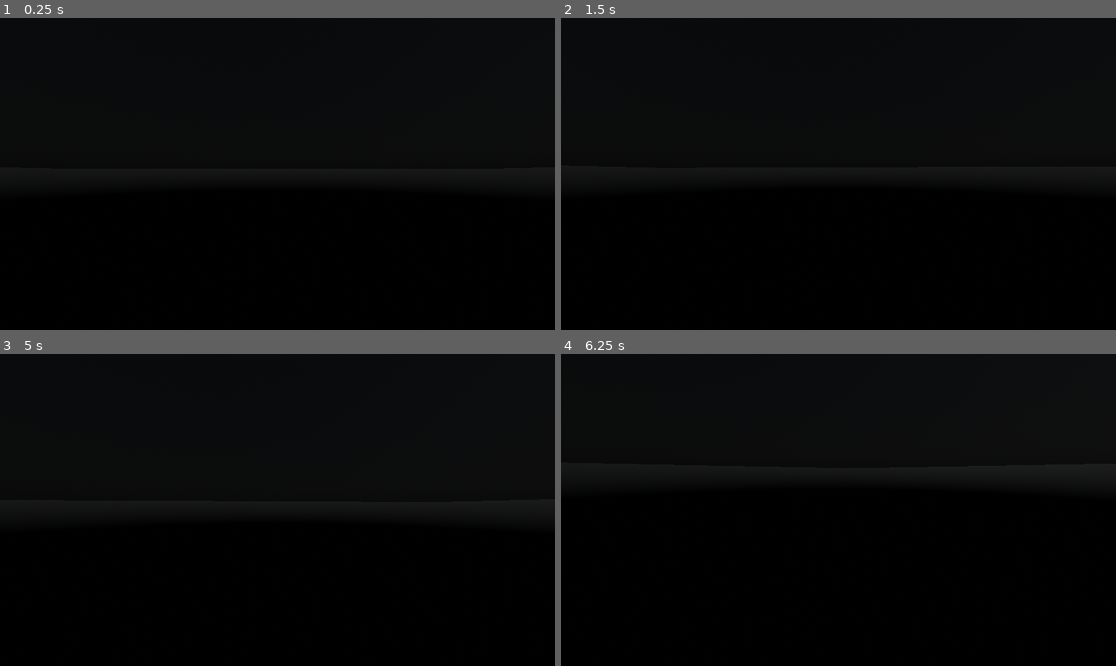
Above: before the commit, frames 1-4 (two rows, left to right).
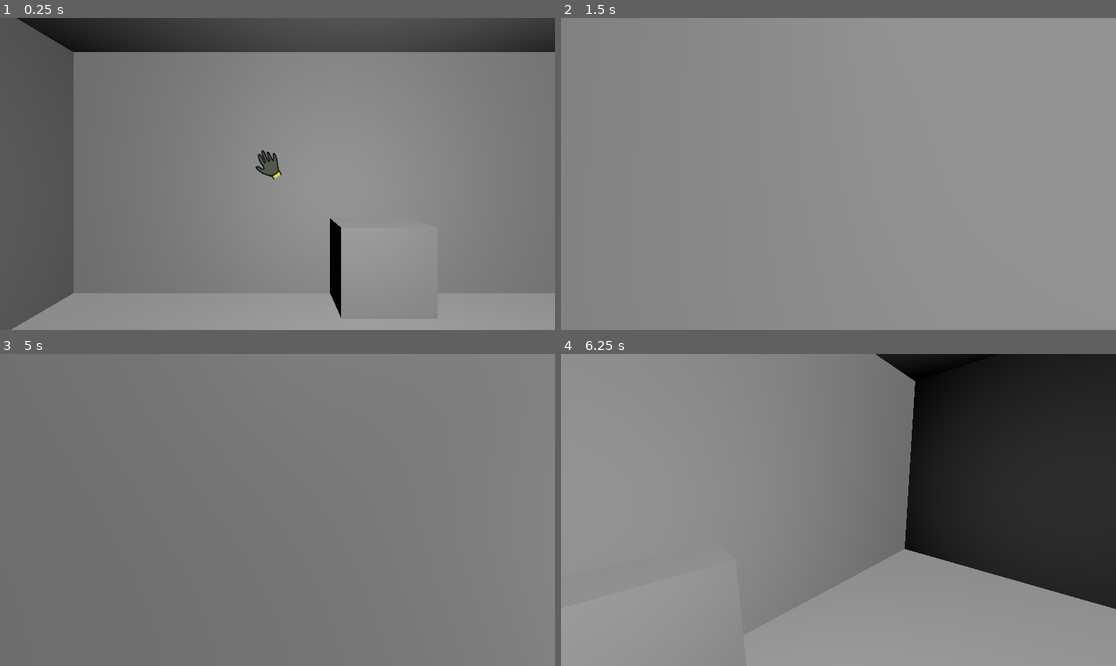
Above: after the commit, the same moments.

Repository: haccn/Underwater-Horror-Jam-2
Game: Godot game, scene res://main_scene.tscn
The game is run twice, just before and just after one commit, with the same random seed, the same clock (stepped at 60 frames per second) and the same inputs.
Inputs (mouse positions are in pixels of both pictures, inside the frame that each line leads up to):
- Up to frame 1 (0.25 s): no input
- Up to frame 2 (1.5 s): tap Enter at 0.5 s; move the mouse to (866, 174) at 0.52 s; hold W (forward) from 0.53 s (still down); tap E (interact, bound only after the commit) at 0.6, 1.35 s; move the mouse to (810, 174) at 1.27 s
- Up to frame 3 (5 s): tap Space at 2, 3.5 s; move the mouse to (288, 503) at 2.02 s; tap E (interact, bound only after the commit) every 0.75 s from 2.1 to 4.35 s; tap Enter at 2.75, 4.25 s; move the mouse to (271, 516) at 2.77 s; move the mouse to (316, 513) at 3.52 s; tap Escape at 4.15 s; move the mouse to (111, 463) at 4.27 s; release W (forward) at 4.28 s; hold A (left) from 4.28 s (still down); click (111, 463) at 4.42 s
- Up to frame 4 (6.25 s): tap Space at 5 s; move the mouse to (844, 510) at 5.02 s; release A (left) at 5.03 s; hold W (forward) 5.03-5.78 s; tap E (interact, bound only after the commit) at 5.1, 5.85 s; move the mouse to (816, 503) at 5.77 s; hold D (right) from 5.78 s (still down)

The runs differ from the first frame. In frame 1, 98% of the frame differs, in the area x 0-100%, y 0-100%; in frame 2, 100%; in frame 3, 100%; in frame 4, 87%.

Commit message:
added interaction system

Diff:
--- a/camera_controller.gd
+++ /dev/null
@@ -1,23 +0,0 @@
-extends CharacterBody3D
-
-class_name CameraController
-
-var mouse_sensitivity = 0.002
-
-func _ready():
-	Input.set_mouse_mode(Input.MOUSE_MODE_CAPTURED)
-
-func _input(event):
-	if event is InputEventMouseButton:
-		Input.set_mouse_mode(Input.MOUSE_MODE_CAPTURED)
-
-	if Input.mouse_mode == Input.MOUSE_MODE_CAPTURED:
-
-		if event is InputEventKey:
-			if event.keycode == KEY_ESCAPE:
-				Input.set_mouse_mode(Input.MOUSE_MODE_VISIBLE)
-
-		elif event is InputEventMouseMotion:
-			rotate_y(-event.relative.x * mouse_sensitivity)
-			$Camera3D.rotate_x(-event.relative.y * mouse_sensitivity)
-			$Camera3D.rotation.x = clampf($Camera3D.rotation.x, -deg_to_rad(70), deg_to_rad(70))
--- a/controller.gd
+++ /dev/null
@@ -1,5 +0,0 @@
-extends CharacterBody3D
-
-class_name Controller
-
-var player = get_parent()
--- a/controller_land.gd
+++ /dev/null
@@ -1,15 +0,0 @@
-extends CameraController
-
-var gravity = ProjectSettings.get_setting("physics/3d/default_gravity")
-var speed = 5
-var jump_speed = 5
-
-func _physics_process(delta):
-	velocity.y += -gravity * delta
-
-	var input = Input.get_vector("left", "right", "forward", "back")
-	var movement_dir = transform.basis * Vector3(input.x, 0, input.y)
-	velocity.x = movement_dir.x * speed
-	velocity.z = movement_dir.z * speed
-
-	move_and_slide()
--- a/controller_manager.gd
+++ /dev/null
@@ -1,19 +0,0 @@
-extends Node
-
-enum Controllers {
-	Land,
-	Underwater,
-}
-var controller_land = load("res://controller_land.gd")
-var controller_underwater = load("res://controller_underwater.gd")
-
-var controller:
-	set(value):
-		match value:
-			Controllers.Land:
-				get_parent().set_script(controller_land)
-			Controllers.Underwater:
-				get_parent().set_script(controller_underwater)
-
-func _ready():
-	controller = Controllers.Underwater
--- a/main_scene.tscn
+++ b/main_scene.tscn
@@ -1,6 +1,9 @@
-[gd_scene load_steps=8 format=3 uid="uid://cdam25a4ajmd3"]
+[gd_scene load_steps=12 format=3 uid="uid://cdam25a4ajmd3"]
 
-[ext_resource type="Script" uid="uid://bymru6gmapxlq" path="res://controller_manager.gd" id="1_0f027"]
+[ext_resource type="Script" uid="uid://bymru6gmapxlq" path="res://scripts/controller_manager.gd" id="1_0f027"]
+[ext_resource type="Texture2D" uid="uid://unj4uiohk8r6" path="res://assets/hand.png" id="1_2c62f"]
+[ext_resource type="Script" uid="uid://cpwcv8clnk3cg" path="res://scripts/door.gd" id="1_d5x1h"]
+[ext_resource type="AudioStream" uid="uid://tcw1euqqr65c" path="res://assets/submarine_engine.mp3" id="1_gyfs4"]
 
 [sub_resource type="PhysicalSkyMaterial" id="PhysicalSkyMaterial_0f027"]
 ground_color = Color(0, 0, 0, 1)
@@ -24,6 +27,8 @@
 
 [sub_resource type="PlaneMesh" id="PlaneMesh_0f027"]
 
+[sub_resource type="BoxShape3D" id="BoxShape3D_gyfs4"]
+
 [sub_resource type="CapsuleShape3D" id="CapsuleShape3D_0f027"]
 
 [node name="MainScene" type="Node3D"]
@@ -31,35 +36,82 @@
 [node name="WorldEnvironment" type="WorldEnvironment" parent="."]
 environment = SubResource("Environment_2c62f")
 
-[node name="World" type="Node3D" parent="."]
+[node name="Node" type="Node" parent="."]
 
-[node name="OmniLight3D" type="OmniLight3D" parent="World"]
+[node name="OmniLight3D" type="OmniLight3D" parent="Node"]
 transform = Transform3D(1, 0, 0, 0, 1, 0, 0, 0, 1, 0.815767, 1.18301, -0.516864)
 
-[node name="CSGBox3D" type="CSGBox3D" parent="World"]
-transform = Transform3D(1, 0, 0, 0, 1, 0, 0, 0, 1, 1.16244, 1.49503, 0.0241394)
-visible = false
-use_collision = true
-flip_faces = true
-size = Vector3(7.45976, 3.03223, 5.16522)
+[node name="DirectionalLight3D" type="DirectionalLight3D" parent="Node"]
+transform = Transform3D(0.918564, -0.335331, 0.20927, 0, 0.529431, 0.848353, -0.395273, -0.779266, 0.486316, 0, 5.15569, 0)
 
-[node name="MeshInstance3D" type="MeshInstance3D" parent="World"]
+[node name="MeshInstance3D" type="MeshInstance3D" parent="Node"]
 transform = Transform3D(-295.66, -8.74228e-08, 0, 2.58474e-05, -1, 0, 0, 0, -267.767, 0, 8.73831, 0)
 material_override = SubResource("StandardMaterial3D_0f027")
 mesh = SubResource("PlaneMesh_0f027")
 skeleton = NodePath("../../WorldEnvironment")
 
-[node name="DirectionalLight3D" type="DirectionalLight3D" parent="World"]
-transform = Transform3D(0.918564, -0.335331, 0.20927, 0, 0.529431, 0.848353, -0.395273, -0.779266, 0.486316, 0, 5.15569, 0)
+[node name="Submarine" type="CSGBox3D" parent="Node"]
+transform = Transform3D(1, 0, 0, 0, 1, 0, 0, 0, 1, 1.16244, 1.49503, 0.0241394)
+use_collision = true
+flip_faces = true
+size = Vector3(7.45976, 3.03223, 5.16522)
+
+[node name="Door" type="StaticBody3D" parent="Node/Submarine"]
+transform = Transform3D(1, 0, 0, 0, 1, 0, 0, 0, 1, 0, -1.07432, -2.63149)
+script = ExtResource("1_d5x1h")
+
+[node name="CollisionShape3D" type="CollisionShape3D" parent="Node/Submarine/Door"]
+transform = Transform3D(1, 0, 0, 0, 1, 0, 0, 0, 1, 0, 0.0669315, 0.0550451)
+shape = SubResource("BoxShape3D_gyfs4")
+
+[node name="CSGBox3D" type="CSGBox3D" parent="Node/Submarine/Door"]
+
+[node name="InShipPos" type="Node3D" parent="Node/Submarine/Door"]
+transform = Transform3D(1, 0, 0, 0, 1, 0, 0, 0, 1, 0, 0.857367, 1.33829)
+
+[node name="OutShipPos" type="Node3D" parent="Node/Submarine/Door"]
+transform = Transform3D(1, 0, 0, 0, 1, 0, 0, 0, 1, 0, -1.34813, -2.32861)
+
+[node name="AudioStreamPlayer3D" type="AudioStreamPlayer3D" parent="Node/Submarine"]
+transform = Transform3D(1, 0, 0, 0, 1, 0, 0, 0, 1, -3.67359, -0.267013, 2.38419e-07)
+stream = ExtResource("1_gyfs4")
+volume_db = -8.0
+unit_size = 4.0
+max_db = -8.0
+autoplay = true
+panning_strength = 0.4
+attenuation_filter_db = 0.0
+parameters/looping = true
 
 [node name="Player" type="CharacterBody3D" parent="."]
+script = ExtResource("1_0f027")
 
 [node name="Camera3D" type="Camera3D" parent="Player"]
 transform = Transform3D(1, 0, 0, 0, 1, 0, 0, 0, 1, 0, 1.5, 0)
 
+[node name="CanvasLayer" type="CanvasLayer" parent="Player/Camera3D"]
+
+[node name="Hand" type="CenterContainer" parent="Player/Camera3D/CanvasLayer"]
+anchors_preset = 8
+anchor_left = 0.5
+anchor_top = 0.5
+anchor_right = 0.5
+anchor_bottom = 0.5
+offset_left = -20.0
+offset_top = -20.0
+offset_right = 20.0
+offset_bottom = 20.0
+grow_horizontal = 2
+grow_vertical = 2
+size_flags_horizontal = 4
+size_flags_vertical = 4
+
+[node name="Sprite2D" type="Sprite2D" parent="Player/Camera3D/CanvasLayer/Hand"]
+texture = ExtResource("1_2c62f")
+
+[node name="RayCast3D" type="RayCast3D" parent="Player/Camera3D"]
+target_position = Vector3(0, 0, -1.5)
+
 [node name="CollisionShape3D" type="CollisionShape3D" parent="Player"]
 transform = Transform3D(1, 0, 0, 0, 1, 0, 0, 0, 1, 0, 1, 0)
 shape = SubResource("CapsuleShape3D_0f027")
-
-[node name="ControllerManager" type="Node" parent="Player"]
-script = ExtResource("1_0f027")
--- a/project.godot
+++ b/project.godot
@@ -57,3 +57,8 @@
 , Object(InputEventKey,"resource_local_to_scene":false,"resource_name":"","device":-1,"window_id":0,"alt_pressed":false …(183 unchanged characters)…
 ]
 }
+interact={
+"deadzone": 0.2,
+"events": [Object(InputEventKey,"resource_local_to_scene":false,"resource_name":"","device":-1,"window_id":0,"alt_pressed":false,"shift_pressed":false,"ctrl_pressed":false,"meta_pressed":false,"pressed":false,"keycode":0,"physical_keycode":69,"key_label":0,"unicode":101,"location":0,"echo":false,"script":null)
+]
+}
--- /dev/null
+++ b/scripts/camera_controller.gd
@@ -0,0 +1,42 @@
+extends Controller
+
+class_name CameraController
+
+const mouse_sensitivity = 0.002
+
+@onready var camera = $"../Camera3D"
+@onready var ray = $"../Camera3D/RayCast3D"
+@onready var hand = $"../Camera3D/CanvasLayer/Hand"
+
+var _interactable: Interactable = null
+
+func _ready():
+	Input.set_mouse_mode(Input.MOUSE_MODE_CAPTURED)
+
+func _input(event):
+	if event is InputEventMouseButton:
+		Input.set_mouse_mode(Input.MOUSE_MODE_CAPTURED)
+
+	if Input.mouse_mode == Input.MOUSE_MODE_CAPTURED:
+
+		if event is InputEventKey:
+			if event.keycode == KEY_ESCAPE:
+				Input.set_mouse_mode(Input.MOUSE_MODE_VISIBLE)
+
+			# Interact with any interactable
+			if _interactable != null and \
+				event.is_pressed() and event.is_echo() == false and \
+				InputMap.event_is_action(event, "interact"):
+				_interactable.interact()
+
+		elif event is InputEventMouseMotion:
+			player.rotate_y(-event.relative.x * mouse_sensitivity)
+			camera.rotate_x(-event.relative.y * mouse_sensitivity)
+			camera.rotation.x = clampf(camera.rotation.x, -deg_to_rad(70), deg_to_rad(70))
+
+			# Check for interactables
+			_interactable = ray.get_collider() as Interactable
+			if _interactable != null:
+				hand.set_visible(true)
+			else:
+				hand.set_visible(false)
--- /dev/null
+++ b/scripts/controller.gd
@@ -0,0 +1,5 @@
+extends Node
+
+class_name Controller
+
+@onready var player: CharacterBody3D = get_parent()
--- /dev/null
+++ b/scripts/controller_land.gd
@@ -0,0 +1,16 @@
+extends CameraController
+
+class_name ControllerLand
+
+var gravity = ProjectSettings.get_setting("physics/3d/default_gravity")
+const speed = 2
+
+func _physics_process(delta):
+	player.velocity.y += -gravity * delta
+
+	var input = Input.get_vector("left", "right", "forward", "back")
+	var movement_dir = player.transform.basis * Vector3(input.x, 0, input.y)
+	player.velocity.x = movement_dir.x * speed
+	player.velocity.z = movement_dir.z * speed
+
+	player.move_and_slide()
--- /dev/null
+++ b/scripts/controller_manager.gd
@@ -0,0 +1,34 @@
+extends CharacterBody3D
+
+class_name ControllerManager
+
+enum Controllers {
+	None,
+	Land,
+	Underwater,
+}
+
+var _controller = Controllers.None
+var _controller_instance: Controller = null
+var controller:
+	get: return _controller
+	set(value):
+		if _controller_instance != null:
+			_controller_instance.queue_free()
+		_controller = value
+		match value:
+			Controllers.None:
+				_controller_instance = null
+			Controllers.Land:
+				_controller_instance = ControllerLand.new()
+				add_child(_controller_instance)
+			Controllers.Underwater:
+				_controller_instance = ControllerUnderwater.new()
+				add_child(_controller_instance)
+
+func _ready():
+	controller = Controllers.Land
+
+func _physics_process(delta):
+	if _controller_instance != null:
+		_controller_instance._physics_process(delta)
--- a/controller_underwater.gd
+++ b/scripts/controller_underwater.gd
@@ -1,8 +1,10 @@
 extends CameraController
 
-var accel = 5
-var decel = 3
-var speed = 4
+class_name ControllerUnderwater
+
+const accel = 5
+const decel = 3
+const speed = 3
 
 var _velocity = Vector2.ZERO
 
@@ -13,6 +15,6 @@
 
 	_velocity = _velocity.lerp(Vector2.ZERO, decel * delta)
 
-	velocity = transform.basis * $Camera3D.basis * Vector3(_velocity.x, 0, _velocity.y)
+	player.velocity = player.transform.basis * camera.basis * Vector3(_velocity.x, 0, _velocity.y)
 
-	move_and_slide()
+	player.move_and_slide()
--- /dev/null
+++ b/scripts/door.gd
@@ -0,0 +1,16 @@
+extends Interactable
+
+const Controllers = preload("res://scripts/controller_manager.gd").Controllers
+
+@onready var in_ship_pos = $InShipPos
+@onready var out_ship_pos = $OutShipPos
+@onready var player = $/root/MainScene/Player
+
+func interact():
+	if player.controller == Controllers.Land:
+		player.global_position = out_ship_pos.global_position
+		player.controller = Controllers.Underwater
+
+	elif player.controller == Controllers.Underwater:
+		player.global_position = in_ship_pos.global_position
+		player.controller = Controllers.Land
--- /dev/null
+++ b/scripts/interactable.gd
@@ -0,0 +1,6 @@
+extends Node
+
+class_name Interactable
+
+func interact():
+	print("Interacted!")
Binary file added: assets/hand.png
Not shown, added: assets/hand.png.import
Not shown, added: assets/submarine_engine.mp3.import
Renamed: camera_controller.gd.uid -> scripts/camera_controller.gd.uid
Renamed: controller.gd.uid -> scripts/controller.gd.uid
Renamed: controller_land.gd.uid -> scripts/controller_land.gd.uid
Renamed: controller_manager.gd.uid -> scripts/controller_manager.gd.uid
Renamed: controller_underwater.gd.uid -> scripts/controller_underwater.gd.uid
Not shown, added: scripts/door.gd.uid
Not shown, added: scripts/interactable.gd.uid
Not shown, added: assets/submarine_engine.mp3
